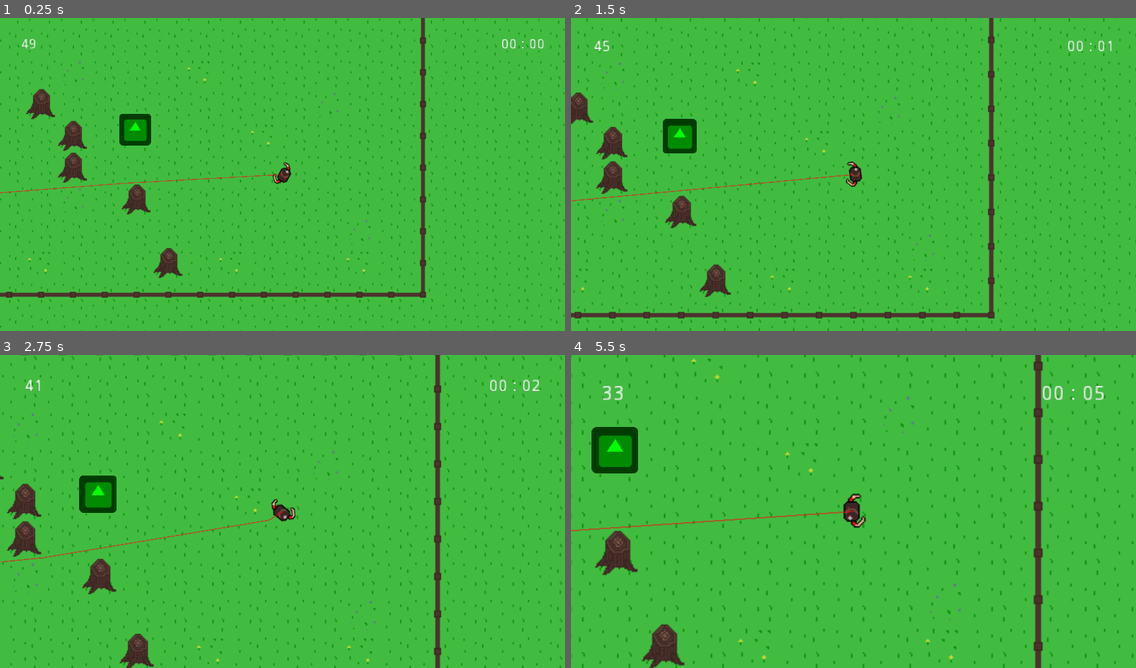
Above: before the commit, frames 1-4 (two rows, left to right).
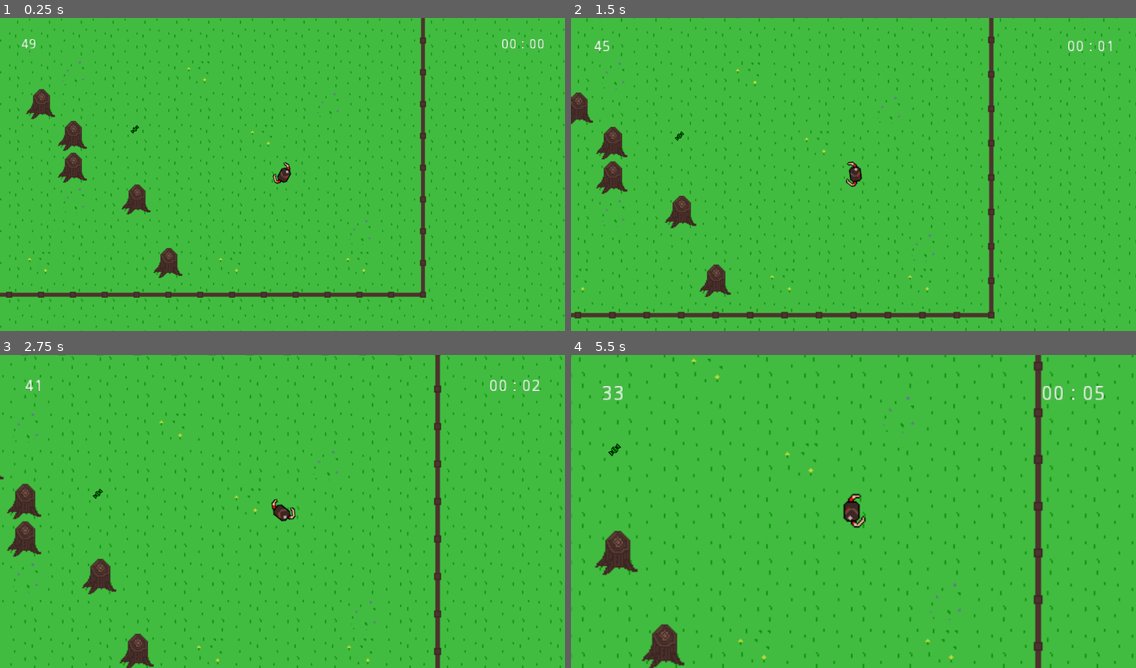
Above: after the commit, the same moments.

Repository: fanduin/animated-enigma
Game: Godot game, scene res://scenes/Main.tscn
The game is run twice, just before and just after one commit, with the same random seed, the same clock (stepped at 60 frames per second) and the same inputs. The engine's default icon, where the game draws it, is replaced by a stand-in: a white triangle on a blue panel in a dark square.
Inputs (mouse positions are in pixels of both pictures, inside the frame that each line leads up to):
- Up to frame 1 (0.25 s): no input
- Up to frame 2 (1.5 s): move the mouse to (977, 158) at 0.52 s; move the mouse to (740, 190) at 1.27 s
- Up to frame 3 (2.75 s): move the mouse to (339, 442) at 2.02 s
- Up to frame 4 (5.5 s): move the mouse to (825, 574) at 2.77 s; move the mouse to (1023, 558) at 3.52 s; move the mouse to (684, 464) at 4.27 s; move the mouse to (881, 511) at 5.02 s

The runs differ from the first frame. In frame 1, 0.7% of the frame differs, in the area x 0-51%, y 30-57%; in frame 2, 0.8%; in frame 3, 1.0%; in frame 4, 1.5%, in the area x 0-51%, y 22-57%.

Commit message:
Added dead player animation and cursor

Diff:
--- a/project.godot
+++ b/project.godot
@@ -25,6 +25,7 @@
 window/size/height=320
 window/size/test_width=1152
 window/size/test_height=640
+mouse_cursor/custom_image="res://Assets/Textures/cursor.png"
 window/stretch/mode="2d"
 window/stretch/aspect="keep"
 
--- a/scenes/Main.tscn
+++ b/scenes/Main.tscn
@@ -150,6 +150,7 @@
 position = Vector2( 99.1398, 204.111 )
 
 [node name="Line2D" type="Line2D" parent="."]
+visible = false
 width = 1.0
 default_color = Color( 1, 0.0352941, 0.0352941, 0.501961 )
 texture_mode = 3080292
--- a/scenes/Pickup.tscn
+++ b/scenes/Pickup.tscn
@@ -1,10 +1,10 @@
 [gd_scene load_steps=4 format=2]
 
 [ext_resource path="res://scripts/Pickup.gd" type="Script" id=1]
-[ext_resource path="res://Assets/Textures/icon.png" type="Texture" id=2]
+[ext_resource path="res://Assets/Textures/candy.png" type="Texture" id=2]
 
-[sub_resource type="RectangleShape2D" id=1]
-extents = Vector2( 31.9819, 32.0876 )
+[sub_resource type="CircleShape2D" id=1]
+radius = 8.82817
 
 [node name="Pickup" type="Area2D"]
 script = ExtResource( 1 )
@@ -15,6 +15,6 @@
 texture = ExtResource( 2 )
 
 [node name="CollisionShape2D" type="CollisionShape2D" parent="."]
-visible = false
+position = Vector2( -0.270546, -0.405825 )
 shape = SubResource( 1 )
 [connection signal="body_entered" from="." to="." method="_on_Pickup_body_entered"]
--- a/scenes/Player.tscn
+++ b/scenes/Player.tscn
@@ -7,7 +7,22 @@
 extents = Vector2( 12.1466, 6.04739 )
 
 [sub_resource type="Animation" id=2]
-resource_name = "Run"
+resource_name = "Dead"
+length = 3.0
+tracks/0/type = "value"
+tracks/0/path = NodePath("Sprite:frame")
+tracks/0/interp = 1
+tracks/0/loop_wrap = true
+tracks/0/imported = false
+tracks/0/enabled = true
+tracks/0/keys = {
+"times": PoolRealArray( 0, 3 ),
+"transitions": PoolRealArray( 1, 1 ),
+"update": 0,
+"values": [ 2, 6 ]
+}
+
+[sub_resource type="Animation" id=3]
 loop = true
 tracks/0/type = "value"
 tracks/0/path = NodePath("Sprite:frame")
@@ -29,8 +44,8 @@
 [node name="Sprite" type="Sprite" parent="."]
 rotation = 1.5708
 texture = ExtResource( 2 )
-hframes = 2
-frame = 1
+hframes = 7
+frame = 6
 
 [node name="CollisionShape2D" type="CollisionShape2D" parent="."]
 visible = false
@@ -39,6 +54,7 @@
 shape = SubResource( 1 )
 
 [node name="AnimationPlayer" type="AnimationPlayer" parent="."]
-anims/Run = SubResource( 2 )
+anims/Dead = SubResource( 2 )
+anims/Run = SubResource( 3 )
 
 [node name="Tween" type="Tween" parent="."]
--- a/scripts/Player.gd
+++ b/scripts/Player.gd
@@ -31,5 +31,6 @@
 	speed = clamp(speed + 50, min_speed, max_speed)
 
 func _on_Zombie_player_dead():
-	animation_player.stop(false)
+	animation_player.playback_speed = 1
+	animation_player.play("Dead")
 	set_process(false)
--- a/scripts/Zombie.gd
+++ b/scripts/Zombie.gd
@@ -37,7 +37,8 @@
 func _on_Zombie_body_entered(body):
 	if body.get_name() == "Player":
 		emit_signal("player_dead")
-		queue_free()
+		set_process(false)
+		#queue_free()
 
 func move_along_path(distance : float) -> void:
 	var start_point : = position
Binary file added: Assets/Textures/cursor.aseprite
Binary file added: Assets/Textures/cursor.png
Not shown, changed: Assets/Textures/cursor.png.import
Binary file changed: Assets/Textures/player.aseprite
Binary file changed: Assets/Textures/player.png
Not shown, removed: Assets/Tilesets/grass-01.png.import
Not shown, removed: Assets/Tilesets/tree_stump.png.import
Not shown: 1 places in scenes/Player.tscn that only renumber resources
